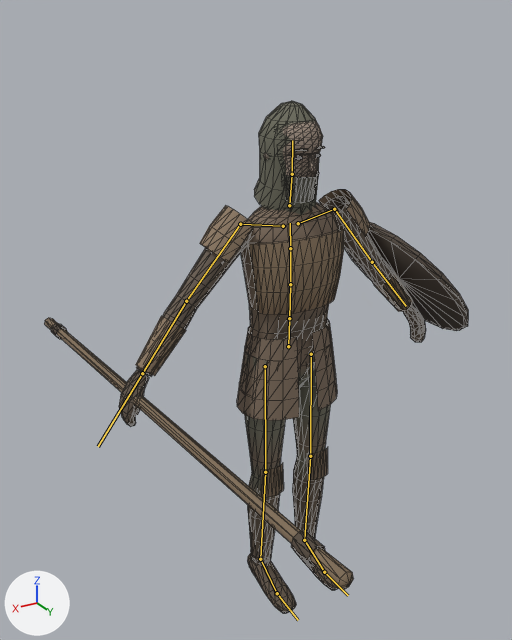
One commit to the glTF model assets/models/characters/hazekiller.glb: the scene before it, then after it.
Before and after are seen from a 50 mm lens placed at (1.24, 1.84, 2.03), pointed at (0.12, -0.02, 1.1). Every picture has the same lights, and +X, +Y and +Z are marked at lower left. The first picture is the older version. The bones that change, and the others that lie on the model, are drawn over the model as lines. Mesh edges are drawn as thin lines.

Names of what the first picture shows: 'Hazekiller'.
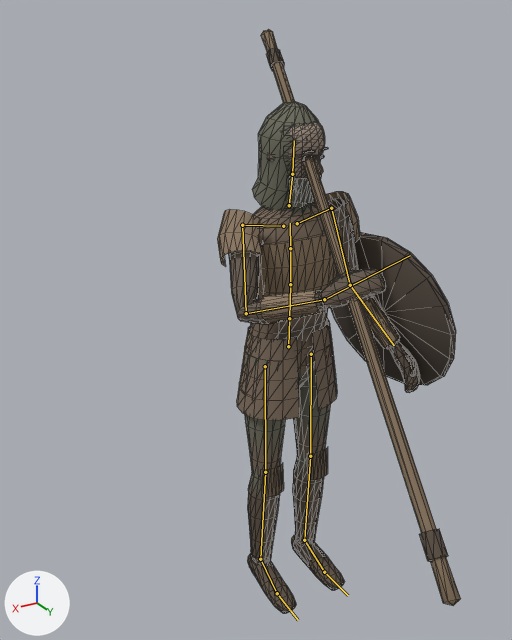
The newer file adds an action. The first version stands in its rest pose; the second is drawn at frame 7 of the action 'talk'.

Boxes [x1, y1, x2, y2] around the edits, measured in the pictures (512 x 640 px):
'Hazekiller', posed (42% narrower, 14% taller)
    before: [44, 101, 468, 613]
    after: [217, 29, 461, 613]
bone 'Head', root to tip
    before: (292, 174) to (292, 140)
    after: (292, 174) to (294, 140)
bone 'RightUpperArm', root to tip
    before: (240, 224) to (186, 301)
    after: (242, 225) to (246, 313)
bone 'RightLowerArm', root to tip
    before: (186, 301) to (142, 373)
    after: (246, 313) to (324, 299)
bone 'RightHand', root to tip
    before: (142, 373) to (98, 446)
    after: (324, 299) to (410, 255)
bone 'LeftUpperArm', root to tip
    before: (334, 209) to (372, 262)
    after: (331, 208) to (350, 285)
bone 'LeftLowerArm', root to tip
    before: (372, 262) to (406, 306)
    after: (350, 285) to (394, 345)

The edits, one by one:
Bone 'Spine' (bone_spine) turns from (0, 0, 0) to (0, 1, 0) degrees about its own x, y and z.
Bone 'Chest' (bone_chest) turns from (0, 0, 0) to (0, 2, 0) degrees about its own x, y and z.
Bone 'UpperChest' (bone_upperchest) turns from (0, 0, 0) to (0, 2, 0) degrees about its own x, y and z.
Bone 'Neck' (bone_neck) turns from (0, 0, 0) to (1, 2, 0) degrees about its own x, y and z.
Bone 'Head' (bone_head) turns from (0, 0, 0) to (2, 4, 0) degrees about its own x, y and z.
Bone 'RightUpperArm' (bone_rightupperarm) turns from (0, 0, 0) to (39, -10, 5) degrees about its own x, y and z.
Bone 'RightLowerArm' (bone_rightlowerarm) turns from (0, 0, 0) to (78, 0, 0) degrees about its own x, y and z.
Bone 'RightHand' (bone_righthand) turns from (0, 0, 0) to (18, 0, 0) degrees about its own x, y and z.
Bone 'LeftUpperArm' (bone_leftupperarm) turns from (0, 0, 0) to (9, -1, -26) degrees about its own x, y and z.
Bone 'LeftLowerArm' (bone_leftlowerarm) turns from (0, 0, 0) to (30, 0, 0) degrees about its own x, y and z.
